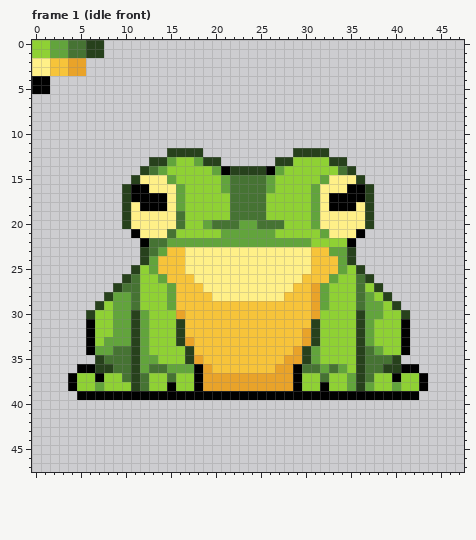
Edited in one commit: pixel-art file (assets/player/Frog.ase). The picture above was drawn from the file before the commit.
48x48 pixels, 30 frames. Colours within 5 levels of each other are drawn and written as one. Shown: frame 1 (idle front). The commit also changed other frames, which this record leaves out.
The same view after the edit:
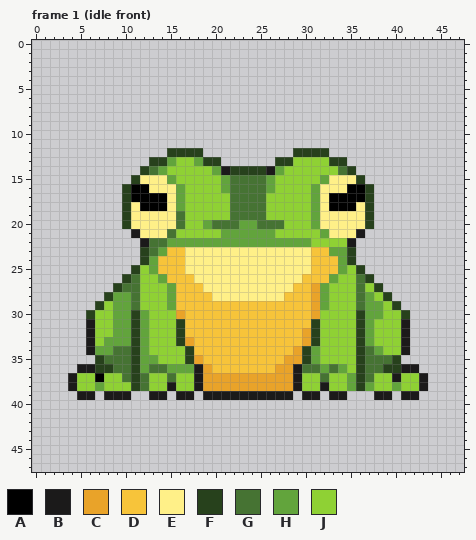
Palette (. is transparent): A #000000  B #1b1a1a  C #e9a329  D #f7c43a  E #fff088  F #27411c  G #467333  H #62a43c  J #8fd134
Edits made:
layer "Layer 2" now hidden
Changed rows in their new state; - is an unchanged pixel.
Frame 1 (idle front):
first column x 0:
 0 ........
 1 ........
 2 ......--
 3 ......--
 4 ..------
 5 ..------
first column x 21:
14 B----B
first column x 11:
21 B------------------------B
22 -B----------------------B-
first column x 4:
31 --B----------------------------------B--
32 --B----------------------------------B--
33 --B----------------------------------B--
34 --B----------------------------------B--
36 -BB-----------B----------B-----------BB-
37 B-------------B----------B----------B--B
38 B----------B--B----------B--B----------B
39 -BB.BBB..BB.BB.BBBBBBBBBB.BB.BB...BB.BB-
Pixel boxes of the changes (left, top, right, bottom) in both pictures:
erased: (32, 40, 104, 94)
changed: (221, 166, 275, 175)
changed: (131, 229, 149, 247)
changed: (347, 229, 365, 247)
changed: (68, 319, 428, 400)
